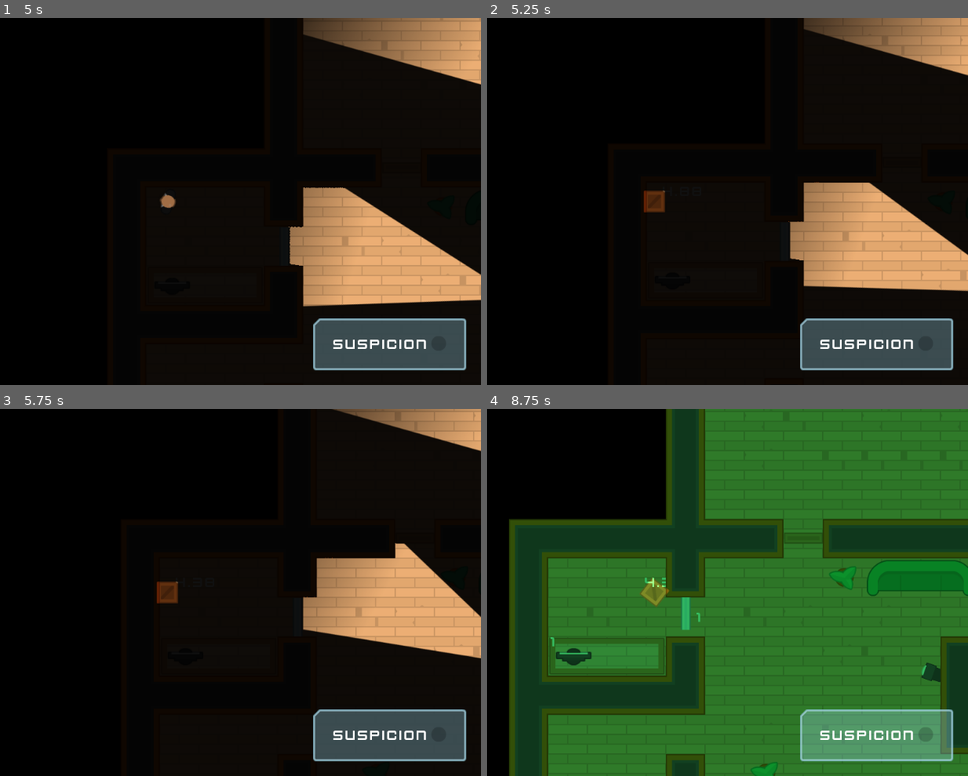
Above: before the commit, frames 1-4 (two rows, left to right).
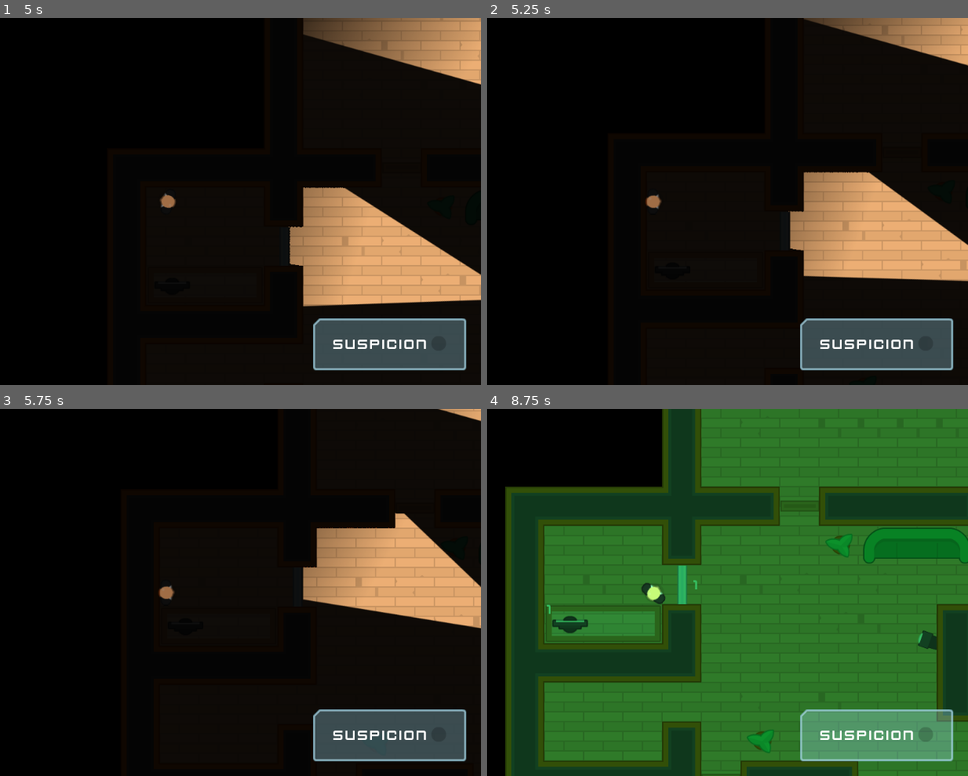
Above: after the commit, the same moments.

Repository: alexandrepeluchi/godot-udemy
Game: Godot game, scene res://Levels/Level1.tscn
Two runs of this game, one before a commit and one after it. Both use one fixed random seed, a clock stepped at 60 frames per second and the inputs below.
Inputs (mouse positions are in pixels of both pictures, inside the frame that each line leads up to):
- Up to frame 1 (5 s): tap Enter at 0.5 s; move the mouse to (351, 135) at 0.52 s; hold D (move_right) 0.53-1.28 s; tap E (toggle_disguise) at 0.6, 1.35, 2.3, 2.85, 3.6, 4.55 s; click (351, 135) at 0.67 s; move the mouse to (211, 212) at 1.27 s; hold S (move_down) 1.28-2.03 s; click (211, 212) at 1.42 s; move the mouse to (86, 212) at 2.02 s; hold D (move_right) 2.03-2.78 s; tap Space (toggle_vision_mode) at 2.1, 2.75, 4.35 s; click (86, 212) at 2.17 s; move the mouse to (134, 274) at 2.77 s; hold W (move_up) 2.78-3.53 s; click (134, 274) at 2.92 s; move the mouse to (355, 256) at 3.52 s; hold A (move_left) from 3.53 s (still down); move the mouse to (outside the picture) at 4.27 s
- Up to frame 2 (5.25 s): move the mouse to (684, 201) at 5.02 s; release A (move_left) at 5.03 s; hold S (move_down) from 5.03 s (still down); tap E (toggle_disguise) at 5.1 s; click (684, 201) at 5.17 s
- Up to frame 3 (5.75 s): keep holding S (move_down)
- Up to frame 4 (8.75 s): move the mouse to (559, 500) at 5.77 s; release S (move_down) at 5.78 s; hold D (move_right) 5.78-6.53 s; tap E (toggle_disguise) at 5.85, 6.8, 7.35, 8.1 s; move the mouse to (790, 574) at 6.52 s; hold W (move_up) 6.53-7.28 s; tap Space (toggle_vision_mode) at 6.6 s; move the mouse to (530, 610) at 7.27 s; hold D (move_right) 7.28-8.03 s; click (530, 610) at 7.42 s; tap Enter at 8 s; move the mouse to (717, 511) at 8.02 s; hold S (move_down) from 8.03 s (still down)

Frame 1 is identical in both runs. In frame 2, 4.3% of the frame differs, in the area x 32-100%, y 0-75%; in frame 3, 8.7%; in frame 4, 32%, in the area x 3-100%, y 0-100%.
Error in both runs: Invalid get index '0' (on base: 'Array'). (res://Characters/NPCs/Guard.gd:26)

Commit message:
Quantidade limitada de disfarces

Diff:
--- a/Heist Meisters/Characters/Player.gd
+++ b/Heist Meisters/Characters/Player.gd
@@ -15,6 +15,7 @@
 var disguised: bool = false
 export var disguise_slowdown: float = 0.25
 export var disguise_duration: float = 5.0
+export var number_of_disguises: int = 3
 
 func _ready():
 	$Timer.wait_time = disguise_duration
@@ -53,7 +54,7 @@
 func toggle_disguise():
 	if disguised:
 		reveal()
-	else:
+	elif number_of_disguises > 0:
 		disguise()
 
 func reveal():
@@ -74,6 +75,7 @@
 	$DisguiseLabel.show()
 
 	velocity_multiplier = disguise_slowdown
+	number_of_disguises -= 1
 
 	disguised = true
 	collision_layer = 16
